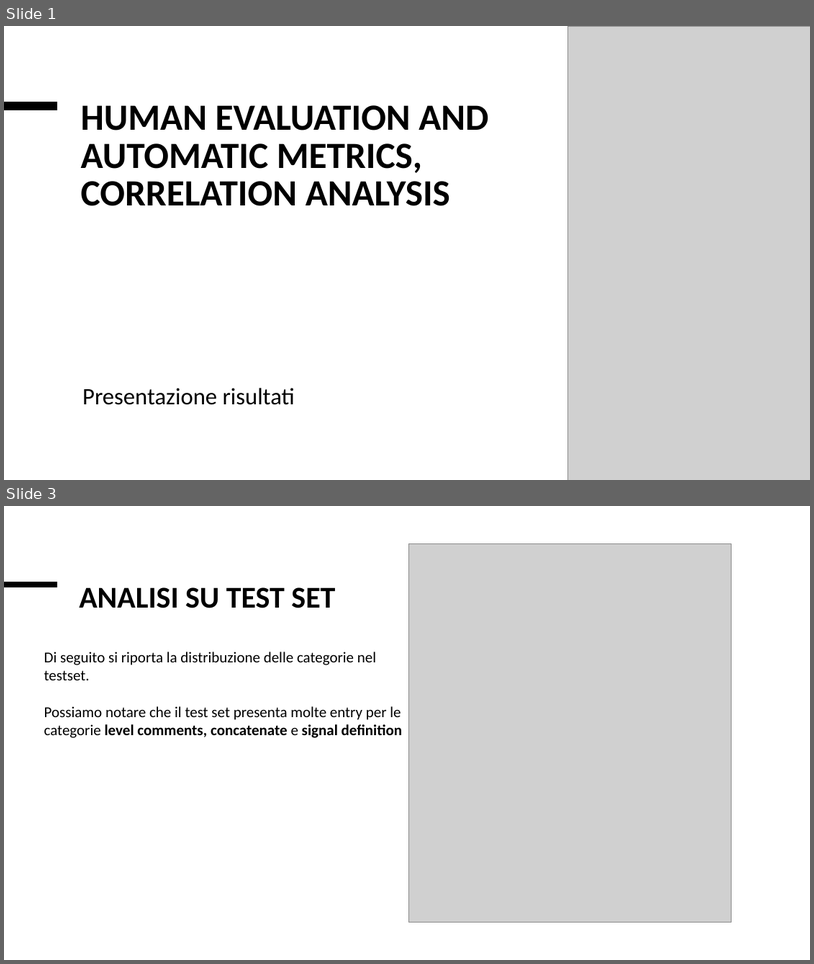
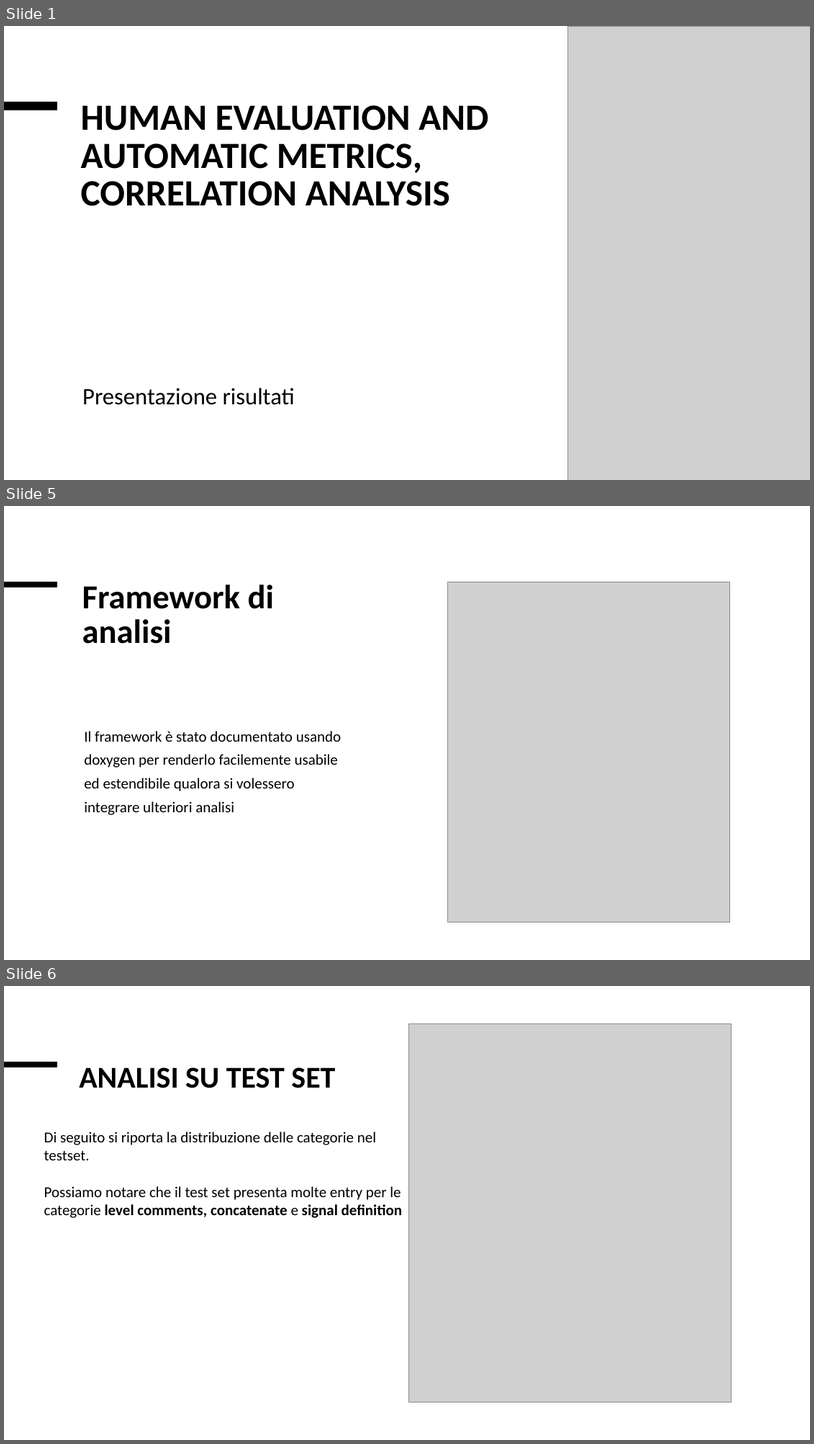
Before and after one commit to Simpronic/Tesi_Generatore_VHDL, a slide deck: altro/Presentazione_risultati.pptx. Shown one above the other, each under a label of ours: slides 1 and 3 before the commit, slides 1, 5 and 6 after it; the slides between them are not shown. The pictures are 814x964 and 814x1444 pixels, drawn with LibreOffice and Linux fonts; fonts in the diff are those of the drawing; grey boxes stand for pictures. Boxes give left, top, right and bottom in pixels: in the first picture for what was removed or moved away, otherwise in the second. Text is boxed around its words. In the diff, an @@ line names an element or a change of style, - is before the commit and + after.

Commit message:
Aggiunta documentazione doxygen e migliorata la presentazione

```diff
--- a/altro/Presentazione_risultati.pptx
+++ b/altro/Presentazione_risultati.pptx
@@ slide 5 added at [4, 506, 810, 960], background #FFFFFF; not listed: 1 template element that a slide beside it also shows @@
@@ line added from (4, 584) to (57, 584), #000000 6.75 pt @@
@@ title added at [82, 584, 274, 644], 40 pt, text #000000, bold @@
+Framework di analisi
@@ picture added at [448, 582, 730, 921] @@
@@ text added at [84, 731, 341, 815], 18 pt, text #000000 @@
+Il framework è stato documentato usando doxygen per renderlo facilemente usabile ed estendibile qualora si volessero integrare ulteriori analisi
@@ what was slide 3 is now slide 6 @@
```
Also in this commit, not shown: 5 slides changed, 3 other slides added.
